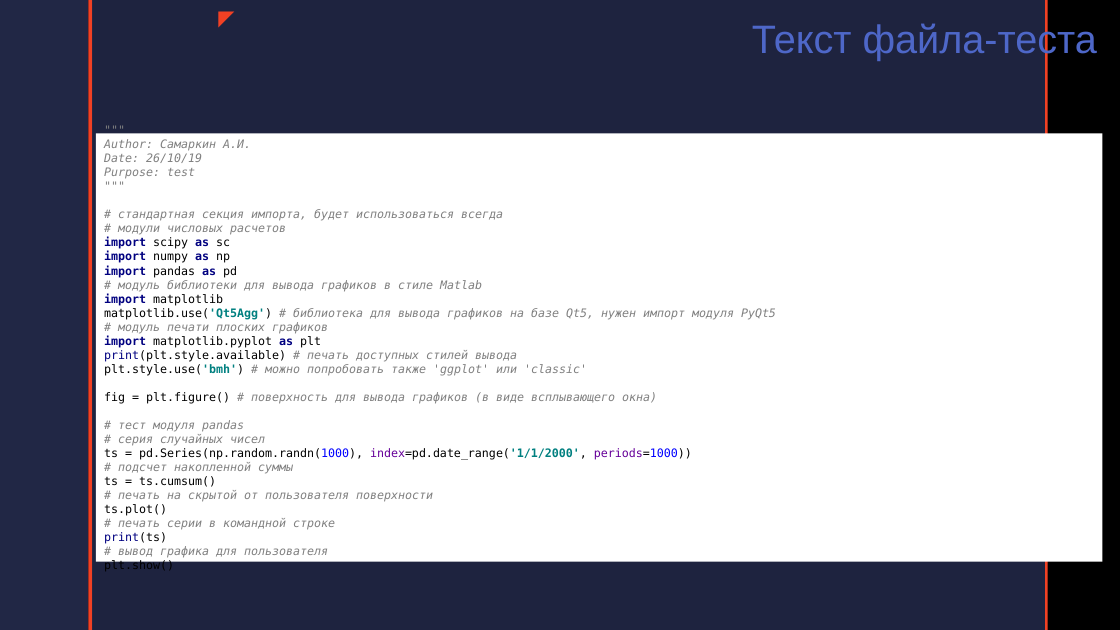
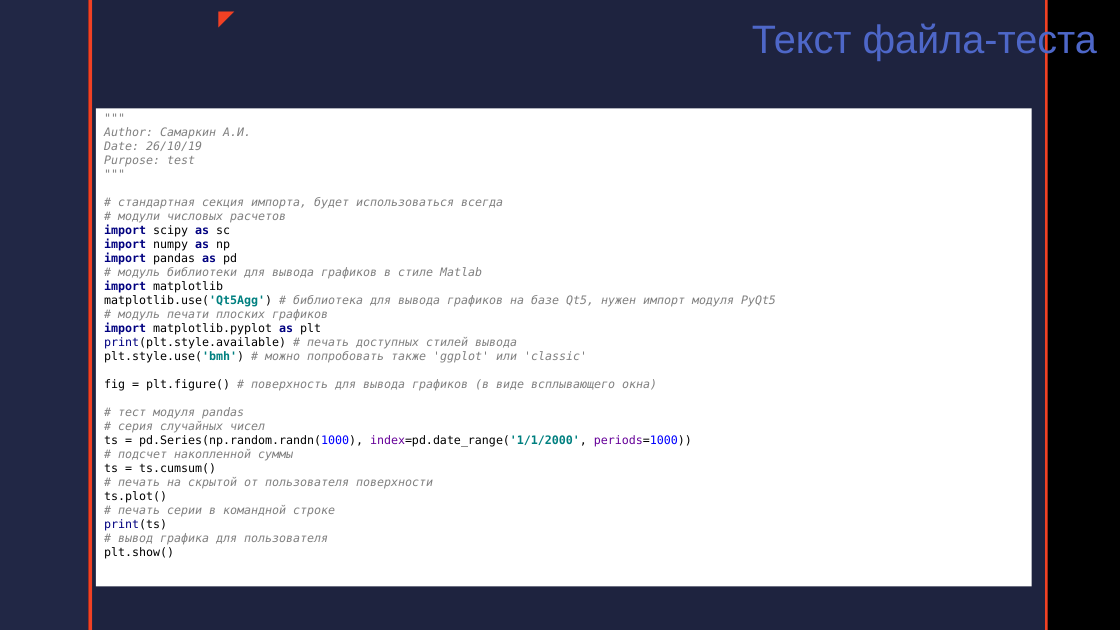
Before and after one commit to Alex-Samarkin/untitled13, a slide deck: slide 28 of Подготовка к практическим работам.pptx. Drawn at 1120x630 pixels with LibreOffice and Linux fonts; fonts in the diff are those of the drawing; background and template pictures are left out. Boxes give left, top, right and bottom in pixels: in the first picture for what was removed or moved away, otherwise in the second. Text is boxed around its words. In the diff, an @@ line names an element or a change of style, - is before the commit and + after.

```diff
--- a/Подготовка к практическим работам.pptx
+++ b/Подготовка к практическим работам.pptx
@@ text """" Author: Самаркин А.И. Date: ...": place and size @@
-text """" Author: Самаркин А.И. Date: ..." at (96,129,1102,566)
+text """" Author: Самаркин А.И. Date: ..." at (96,104,1032,591)
```
Also in this commit, not shown: 2 slides added, 8 other files.
